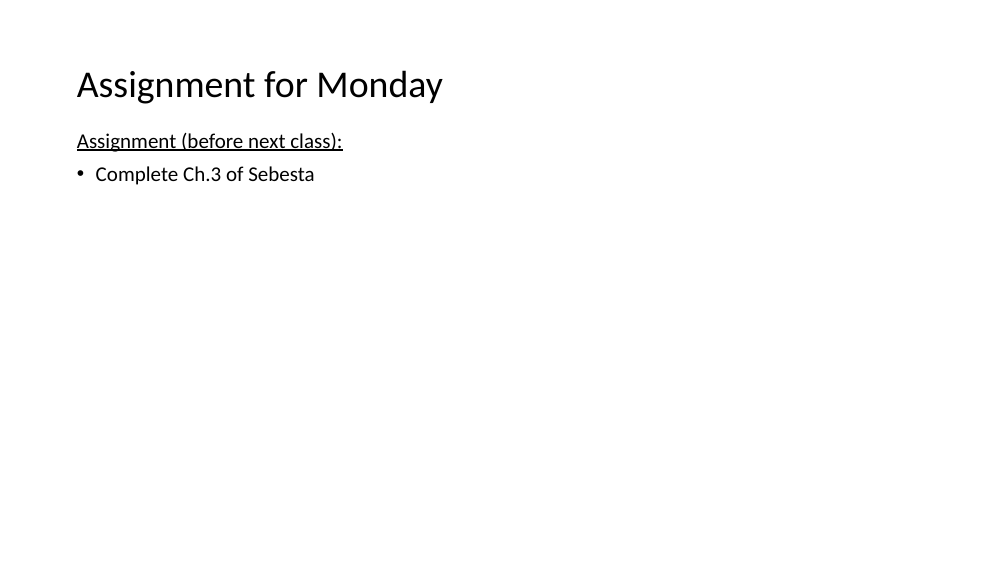
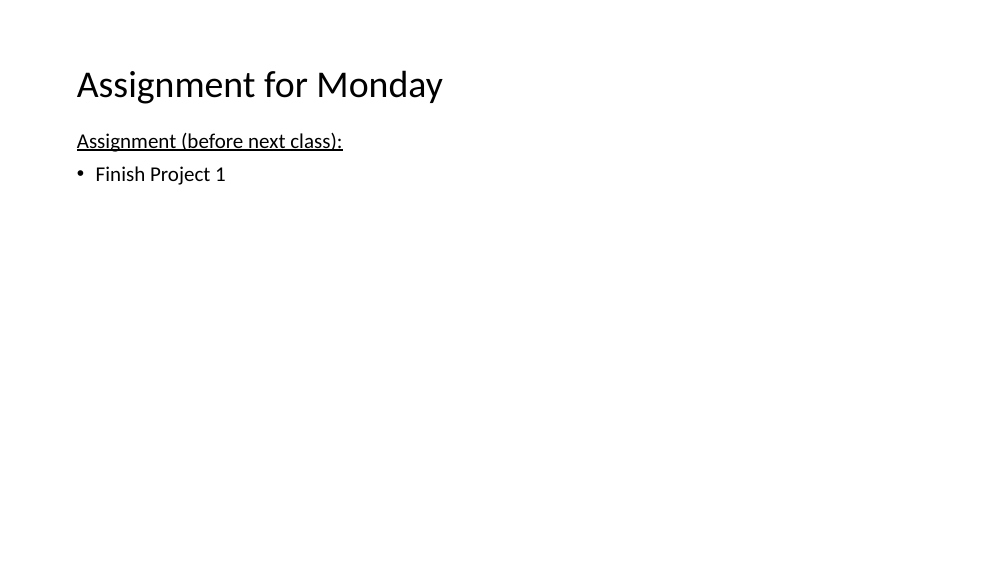
Before and after one commit to EricJPogue/www-epogue-info, a slide deck: slide 4 of CPSC-24700/Presentations/session-08.pptx. Drawn at 1008x567 pixels with LibreOffice and Linux fonts; fonts in the diff are those of the drawing. Boxes give left, top, right and bottom in pixels: in the first picture for what was removed or moved away, otherwise in the second. Text is boxed around its words. In the diff, an @@ line names an element or a change of style, - is before the commit and + after.

```diff
--- a/CPSC-24700/Presentations/session-08.pptx
+++ b/CPSC-24700/Presentations/session-08.pptx
@@ text at (96, 166, 226, 185): text changed @@
-• Complete Ch.3 of Sebesta
+• Finish Project 1
```
Also in this commit, not shown: 2 other slides changed, 2 other files.
